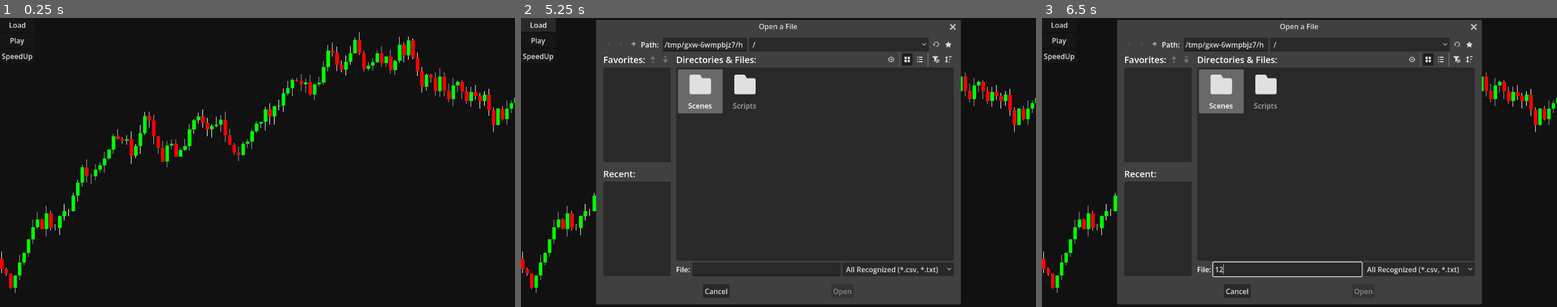
Above: before the commit, frames 1-3 (left to right).
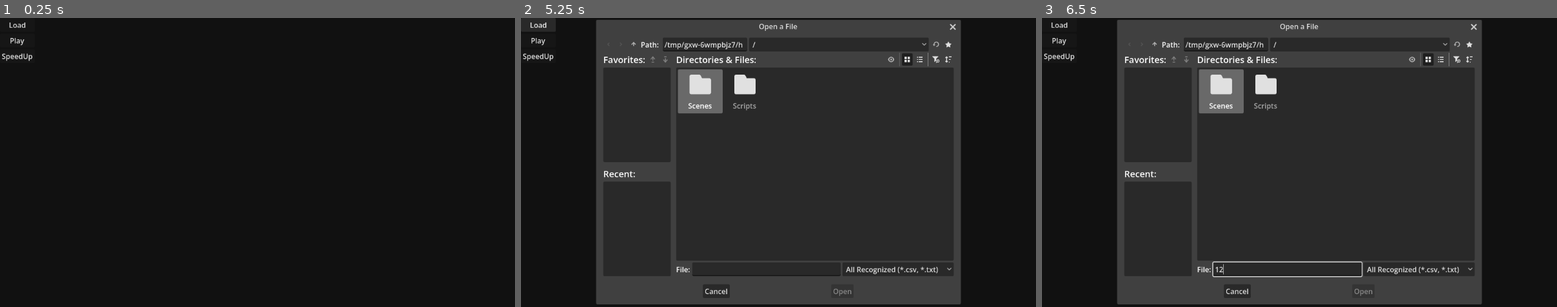
Above: after the commit, the same moments.

Repository: Bupalaoye/SuperTrader
Game: Godot game, scene res://Scenes/MainScene.tscn
Two runs of this game, one before a commit and one after it. Both use one fixed random seed, a clock stepped at 60 frames per second and the inputs below.
Inputs (mouse positions are in pixels of both pictures, inside the frame that each line leads up to):
- Up to frame 1 (0.25 s): no input
- Up to frame 2 (5.25 s): click "Play" at 0.5 s; click "Play" at 1.25 s; click "SpeedUp" at 2 s; click "SpeedUp" at 2.75 s; click "Play" at 3.5 s; click "SpeedUp" at 4.25 s; click "Load" at 5 s
- Up to frame 3 (6.5 s): click (1289, 269) at 5.77 s; type "12" at 5.85 s

The runs differ from the first frame. In frame 1, 3.4% of the frame differs, in the area x 0-100%, y 4-96%; in frame 2, 1.1%; in frame 3, 1.1%.

Commit message:
better fps

Diff:
--- a/Scripts/KLineChart.gd
+++ b/Scripts/KLineChart.gd
@@ -3,21 +3,19 @@
 
 # --- 配置参数 ---
 @export_group("Visual Settings")
-@export var candle_width: float = 8.0 # K线宽度
-@export var spacing: float = 2.0 # 间隙
+@export var candle_width: float = 8.0
+@export var spacing: float = 2.0
 @export var bull_color: Color = Color.hex(0x00FF00FF) # 涨 (绿)
 @export var bear_color: Color = Color.hex(0xFF0000FF) # 跌 (红)
-@export var wick_color: Color = Color.WHITE # 影线颜色
-@export var bg_color: Color = Color.hex(0x111111FF) # 背景黑
+@export var wick_color: Color = Color.WHITE
+@export var bg_color: Color = Color.hex(0x111111FF)
 
 # --- 数据存储 ---
-# 定义数据结构 (使用 Dictionary 比 Object 轻量一点，但在 Godot 4 中 Typed Class 性能更好，为了通用性这里用 Dictionary)
-# 结构: { "o": float, "h": float, "l": float, "c": float }
 var _all_candles: Array = []
-var _visible_count: int = 100 # 当前屏幕能放下多少根
+var _visible_count: int = 100
 
 # --- 视图状态 ---
-var _end_index: int = 0 # 屏幕最右侧对应的是第几根K线（数据索引）
+var _end_index: int = 0
 var _max_visible_price: float = 0.0
 var _min_visible_price: float = 0.0
 var _price_range: float = 1.0
@@ -26,16 +24,9 @@
 var _is_dragging: bool = false
 var _drag_start_x: float = 0.0
 var _drag_start_index: int = 0
-var _zoom_speed: float = 1.0
-
-# --- 信号 ---
-signal chart_updated
 
 func _ready():
-	# 初始化测试数据 (如果没有 CSV，先生成数学正弦波数据测试)
-	_generate_test_data()
-	# 初始定位到最新数据
-	_end_index = _all_candles.size() - 1
+	_end_index = -1
 
 func _draw():
 	# 1. 绘制背景
@@ -44,95 +35,124 @@
 	if _all_candles.is_empty():
 		return
 
-	# 2. 计算可见区域的数据索引
-	# 这里的逻辑是：屏幕最右边是 _end_index
+	# --- 性能优化第一步：预计算布局参数 ---
+	var chart_height = size.y
 	var chart_width = size.x
 	var candle_full_width = candle_width + spacing
 
-	# 计算屏幕能容纳多少根
-	_visible_count = ceili(chart_width / candle_full_width)
+	# 限制最小宽度，防止缩放过小导致一次绘制几万根而卡死
+	if candle_full_width < 1.0: candle_full_width = 1.0
 
+	_visible_count = ceili(chart_width / candle_full_width) + 1
 	var start_index = max(0, _end_index - _visible_count)
 	var count = _end_index - start_index
+
 	if count <= 0: return
 
-	# 3. 动态计算当前可见区域的最高/最低价 (为了做 Y 轴自适应，像 MT4 那样)
+	# 计算价格边界
 	_calculate_price_bounds(start_index, _end_index)
 
-	# 4. 循环绘制每一根可见 K 线
+	# --- 性能优化第二步：内联数学计算系数 ---
+	# 避免在循环里做除法，改为乘法 (乘法比除法快)
+	# Pre-calculate calculation constants
+	var price_range_inv = 0.0
+	if _price_range > 0.0000001:
+		price_range_inv = 1.0 / _price_range
+
+	var padding_top = chart_height * 0.05
+	var render_height = chart_height * 0.9
+	var min_p = _min_visible_price
+
+	# --- 性能优化第三步：准备批量绘制数组 ---
+	# 使用 PackedVector2Array 比普通 Array 快得多
+	var wick_lines = PackedVector2Array()
+	# 虽然 Godot 没有 draw_rects (复数)，但我们至少可以把影线合并
+
+	# 循环
 	for i in range(count):
-		var data_idx = start_index + i
+		# 从左到右绘制，为了对齐 MT4，这里假设 end_index 是屏幕最右侧
+		# 计算逻辑：index 越小越左
+		# right_offset 是相对于屏幕右边缘的偏移量
+		var data_idx = _end_index - i
+		if data_idx < 0: break
+
 		var candle = _all_candles[data_idx]
 
-		# X 坐标计算
-		# 屏幕最右边是 size.x.
-		# 第 i 根的位置 = 屏幕右边 - (总数 - i) * 宽度
-		# 或者：左边位置 = i * 宽度
-		# 为了符合 MT4 习惯（最右边是新数据），我们通常从右向左推算，或者从左向右画
-		var x_pos = i * candle_full_width
+		# X 坐标：从右向左画
+		# 屏幕宽度 - (当前第几根 * 宽度) - 半个宽度修正
+		var x_pos = chart_width - (i * candle_full_width) - (candle_width * 0.5)
 
-		# Y 坐标映射 (Price -> Pixel)
-		var y_open = _map_price_to_y(candle.o)
-		var y_close = _map_price_to_y(candle.c)
-		var y_high = _map_price_to_y(candle.h)
-		var y_low = _map_price_to_y(candle.l)
+		if x_pos < -candle_width: break # 超出左边界提前退出
 
-		var is_bull = candle.c >= candle.o
-		var color = bull_color if is_bull else bear_color
+		# --- 内联 Y 轴映射逻辑 (Inlining) ---
+		# 原来的函数调用 _map_price_to_y 删除了
+		var o = candle.o
+		var c = candle.c
+		var h = candle.h
+		var l = candle.l
 
-		# 绘制影线 (Line)
-		# draw_line 第一个参数是起点，第二个是终点
-		var center_x = x_pos + candle_width / 2
-		draw_line(Vector2(center_x, y_high), Vector2(center_x, y_low), wick_color, 1.0)
+		# 公式: y = padding + (1.0 - (price - min) * range_inv) * height
+		# 简化: y = padding + height - (price - min) * range_inv * height
+		# 提取常量 scale = range_inv * height
+		var val_scale = price_range_inv * render_height
+		var base_y = padding_top + render_height
 
-		# 绘制实体 (Rect)
-		# 注意：Godot 的 draw_rect 高度不能为负，且 Y 轴向下
+		var y_open = base_y - (o - min_p) * val_scale
+		var y_close = base_y - (c - min_p) * val_scale
+		var y_high = base_y - (h - min_p) * val_scale
+		var y_low = base_y - (l - min_p) * val_scale
+
+		# --- 收集影线数据 ---
+		wick_lines.append(Vector2(x_pos, y_high))
+		wick_lines.append(Vector2(x_pos, y_low))
+
+		# --- 立即绘制实体 (无法批量，除非用 Mesh，但这步通常够快了) ---
+		var is_bull = c >= o
+		var rect_color = bull_color if is_bull else bear_color
+
 		var rect_top = min(y_open, y_close)
-		var rect_height = abs(y_close - y_open)
-		# 防止十字星看不见，给个最小高度
-		if rect_height < 1.0: rect_height = 1.0
+		var rect_h = abs(y_close - y_open)
+		if rect_h < 1.0: rect_h = 1.0
 
-		draw_rect(Rect2(x_pos, rect_top, candle_width, rect_height), color)
+		# 注意 draw_rect 用的是左上角坐标，x_pos 是中心，所以要偏一下
+		draw_rect(Rect2(x_pos - candle_width/2.0, rect_top, candle_width, rect_h), rect_color)
 
-# --- 核心辅助逻辑 ---
+	# --- 性能优化第四步：一次性绘制所有影线 ---
+	# 这将几百次 draw_line 压缩为 1 次底层 API 调用
+	if wick_lines.size() > 0:
+		draw_multiline(wick_lines, wick_color, 1.0)
 
-# 价格转屏幕 Y 坐标
-func _map_price_to_y(price: float) -> float:
-	if _price_range == 0: return size.y / 2
-	# (价格 - 最低价) / 范围 = 0~1 的比例
-	var ratio = (price - _min_visible_price) / _price_range
-	# 屏幕坐标系 Y 向下，价格越高 Y 越小，需要反转 (1.0 - ratio)
-	# 留出 5% 的上下边距 padding
-	var padding = size.y * 0.05
-	var render_height = size.y * 0.9
-	return padding + (1.0 - ratio) * render_height
+# --- 辅助逻辑保持不变 ---
 
-# 计算这种可见范围内的最大最小值
 func _calculate_price_bounds(start_idx: int, end_idx: int):
-	var min_p = 99999999.0
-	var max_p = -99999999.0
+	# 重置极值
+	_min_visible_price = INF
+	_max_visible_price = -INF
 
+	# 这里增加一个步长保护，防止数据量过大时循环太久
+	# 虽然通常可视区域只有几百根，但为了安全
+	start_idx = clamp(start_idx, 0, _all_candles.size() - 1)
+	end_idx = clamp(end_idx, 0, _all_candles.size() - 1)
+
+	if start_idx > end_idx: return
+
+	# 简单的循环寻找极值 (对于几百个元素，这比 Array.max() 快，因为只遍历部分)
 	for i in range(start_idx, end_idx + 1):
-		if i >= _all_candles.size(): break
 		var c = _all_candles[i]
-		if c.l < min_p: min_p = c.l
-		if c.h > max_p: max_p = c.h
+		if c.l < _min_visible_price: _min_visible_price = c.l
+		if c.h > _max_visible_price: _max_visible_price = c.h
 
-	_min_visible_price = min_p
-	_max_visible_price = max_p
-	_price_range = max_p - min_p
+	_price_range = _max_visible_price - _min_visible_price
+	if _price_range == 0: _price_range = 1.0
 
-# --- 交互逻辑 (Input Handling) ---
+# --- 交互逻辑保持基本一致 ---
 
 func _gui_input(event):
-	# 1. 缩放 (鼠标滚轮)
 	if event is InputEventMouseButton:
 		if event.button_index == MOUSE_BUTTON_WHEEL_UP:
 			_zoom_chart(1.1)
 		elif event.button_index == MOUSE_BUTTON_WHEEL_DOWN:
 			_zoom_chart(0.9)
-
-		# 2. 拖拽开始/结束 (鼠标中键或左键)
 		if event.button_index == MOUSE_BUTTON_LEFT:
 			if event.pressed:
 				_is_dragging = true
@@ -141,63 +161,38 @@
 			else:
 				_is_dragging = false
 
-	# 3. 拖拽过程
 	if event is InputEventMouseMotion and _is_dragging:
 		var delta_x = event.position.x - _drag_start_x
 		var candle_full_width = candle_width + spacing
-		# 移动了多少根 K 线
 		var move_count = int(delta_x / candle_full_width)
 
-		# 拖拽时，向右拖动看历史 (index 减小)，向左拖动看未来 (index 增加)
-		# 注意这里逻辑反一下，因为我们是拖动视图
-		_end_index = _drag_start_index - move_count
+		# 修正: 拖拽方向
+		_end_index = _drag_start_index + move_count
 		_clamp_view()
 		queue_redraw()
 
 func _zoom_chart(factor: float):
 	candle_width *= factor
-	# 限制一下大小
 	candle_width = clamp(candle_width, 1.0, 100.0)
 	queue_redraw()
 
 func _clamp_view():
-	# 限制 end_index 不越界
 	_end_index = clamp(_end_index, 0, _all_candles.size() - 1)
 
-# --- 外部接口：回放用 ---
+# --- 公开接口 ---
 
-# 设置所有历史数据
 func set_history_data(data: Array):
 	_all_candles = data
 	_end_index = data.size() - 1
 	queue_redraw()
 
-# 追加新的一根 K 线 (模拟实时数据或回放推进)
 func append_candle(data: Dictionary):
 	_all_candles.append(data)
-	# 如果用户正在看最新的位置，自动跟随
-	if _end_index == _all_candles.size() - 2:
-		_end_index += 1
+	if _end_index >= _all_candles.size() - 2:
+		_end_index = _all_candles.size() - 1
 	queue_redraw()
 
-# 强制跳转到某一个索引 (回放控制)
 func jump_to_index(idx: int):
 	_end_index = idx
 	_clamp_view()
 	queue_redraw()
-
-# --- 测试数据生成器 ---
-func _generate_test_data():
-	var price = 100.0
-	for i in range(2000):
-		var change = randf_range(-2.0, 2.0)
-		var o = price
-		var c = price + change
-		var h = max(o, c) + randf_range(0.0, 1.0)
-		var l = min(o, c) - randf_range(0.0, 1.0)
-
-		# 简单的 Dictionary 结构
-		_all_candles.append({
-			"t": i, "o": o, "h": h, "l": l, "c": c
-		})
-		price = c
